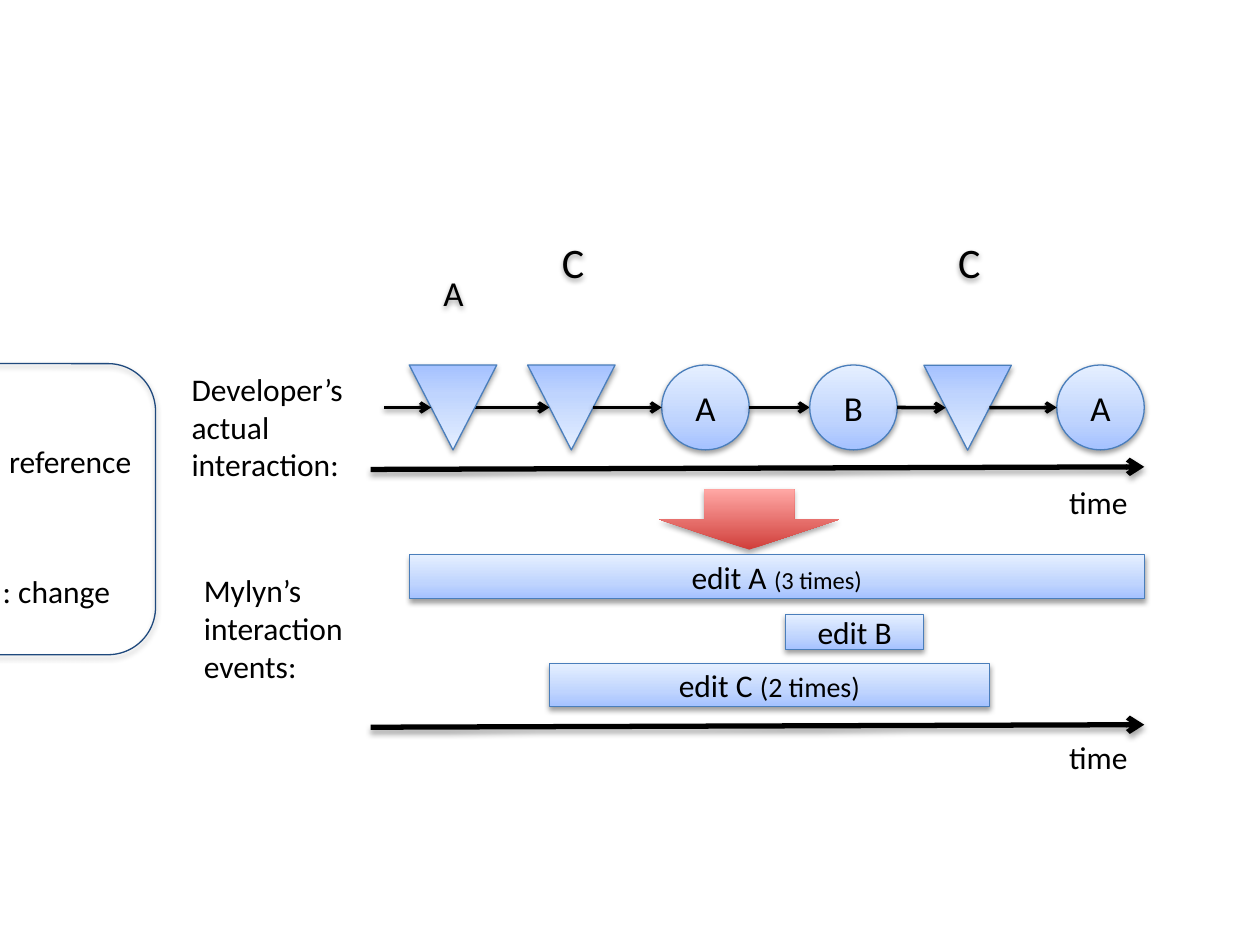
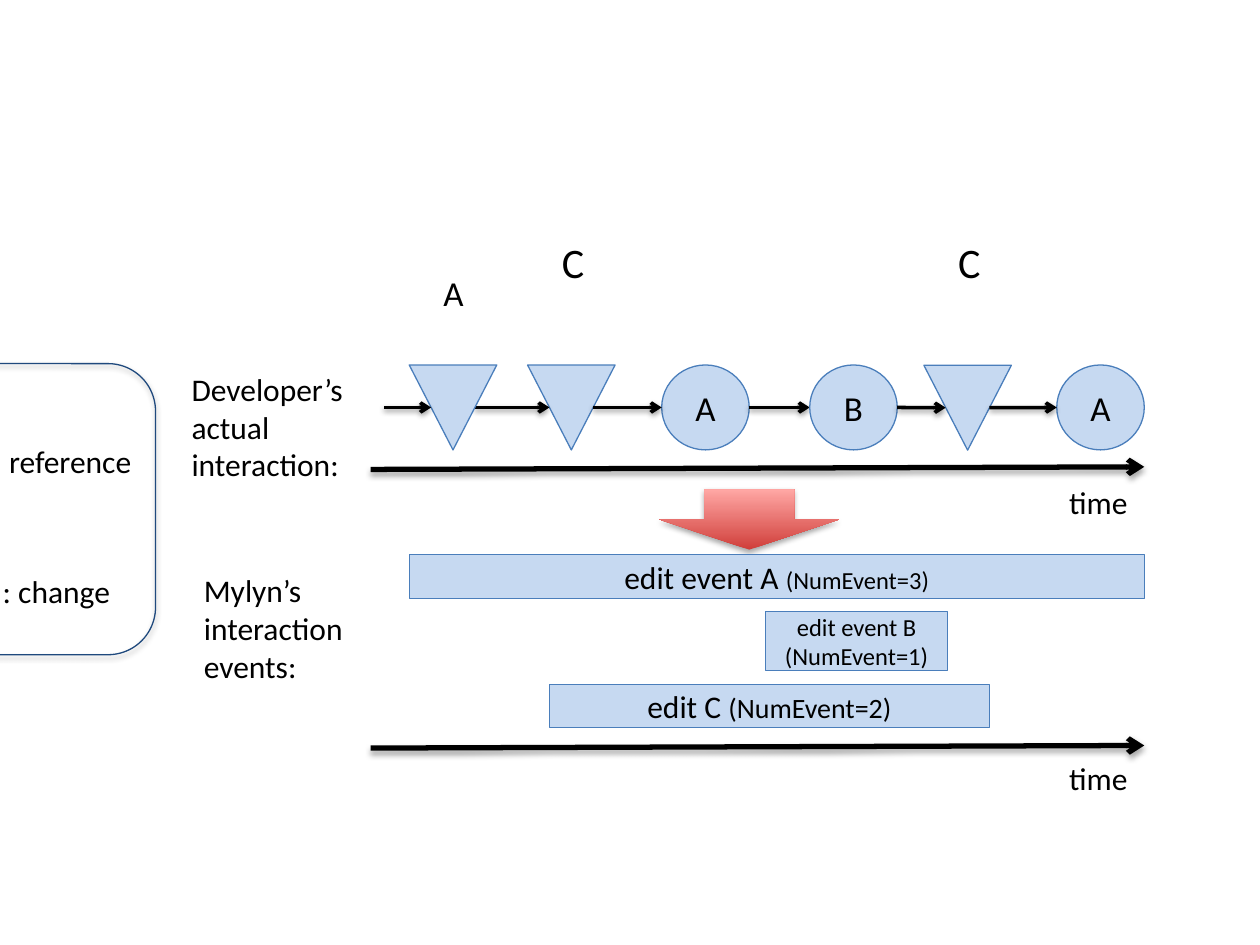
Before and after one commit to gecko655/yamamori-mthesis, a slide deck: slide 1 of paper/resource/mylyn_interaction.pptx. Drawn at 1260x945 pixels with LibreOffice and Linux fonts; fonts in the diff are those of the drawing. Boxes give left, top, right and bottom in pixels: in the first picture for what was removed or moved away, otherwise in the second. Text is boxed around its words. In the diff, an @@ line names an element or a change of style, - is before the commit and + after.

```diff
--- a/paper/resource/mylyn_interaction.pptx
+++ b/paper/resource/mylyn_interaction.pptx
@@ text in rectangle at [624,567,929,592]: text changed @@
-edit A (3 times)
+edit event A (NumEvent=3)
@@ fill gradient #A4C4FF to #BFD4FF to #E6EEFF to #C6D9F1; shadow off in 9 elements at [662,365,748,450], [528,365,615,450], [810,365,897,450], [410,365,496,450], [1057,365,1144,450], [924,365,1011,450], [549,684,989,727], [410,554,1144,598], [766,611,948,670] @@
@@ rectangle "edit event B": place and size @@
-rectangle "edit event B" at [785,615,924,650]
+rectangle "edit event B" at [766,611,948,670]
@@ text in rectangle at [785,619,928,671]: text changed; size 18 to 14 pt @@
-edit B
+edit event B
+(NumEvent=1)
@@ text in rectangle at [647,696,891,722]: text changed @@
-edit C (2 times)
+edit C (NumEvent=2)
@@ 1 text, 1 rectangle, 1 arrow: place and size @@
-1 text, 1 rectangle, 1 arrow at [370,664,1144,770]
+1 text, 1 rectangle, 1 arrow at [370,684,1144,791]
```
Also in this commit, not shown: 5 other files.
